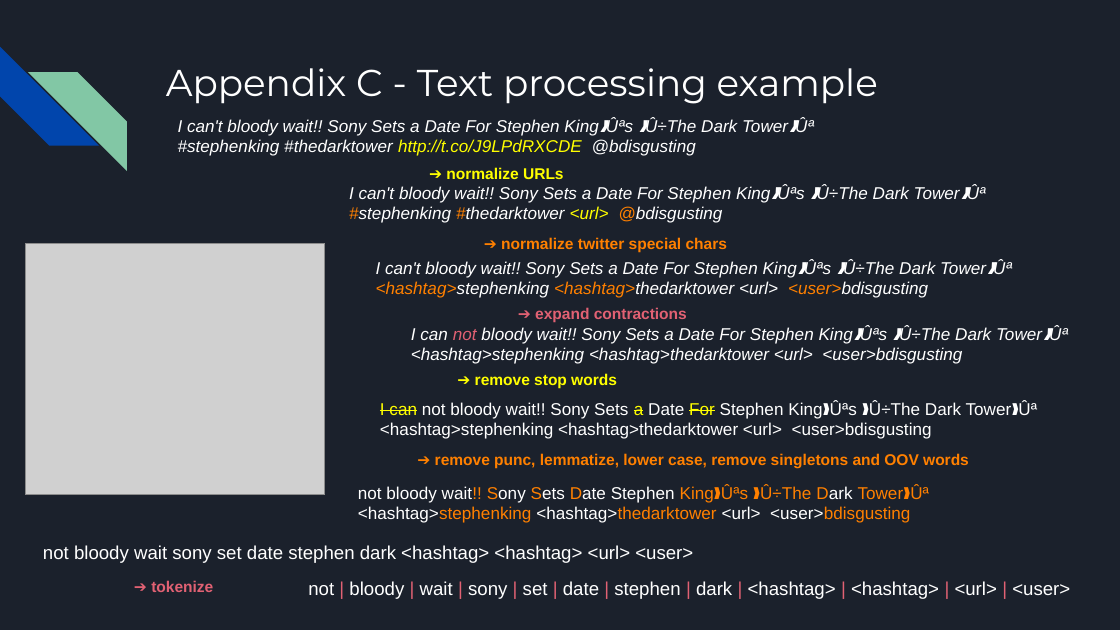
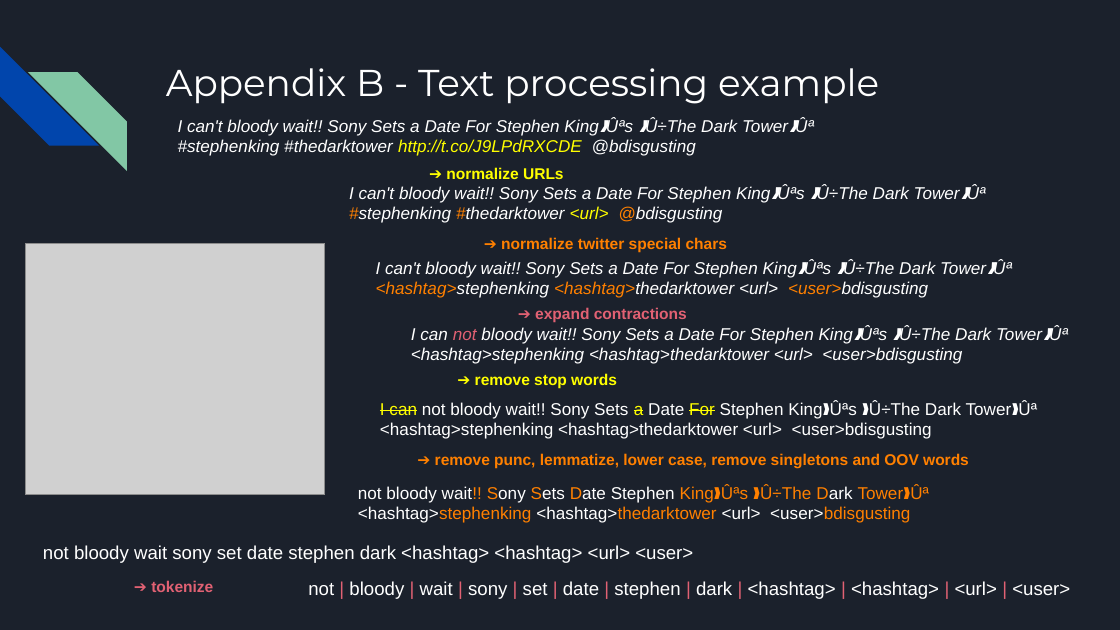
Before and after one commit to MichaelSzczepaniak/WordEmbeddings, a slide deck: slide 12 of word_embeddings_30min.odp (slide 15 before the commit). Drawn at 1120x630 pixels with LibreOffice and Linux fonts; fonts in the diff are those of the drawing; grey boxes stand for pictures. Boxes give left, top, right and bottom in pixels: in the first picture for what was removed or moved away, otherwise in the second. Text is boxed around its words. In the diff, an @@ line names an element or a change of style, - is before the commit and + after.

```diff
--- a/word_embeddings_30min.odp
+++ b/word_embeddings_30min.odp
@@ title at [166,68,879,104]: text changed @@
-Appendix C - Text processing example
+Appendix B - Text processing example
```
Also in this commit, not shown: 4 other slides changed, 7 slides added, 9 slides removed.
